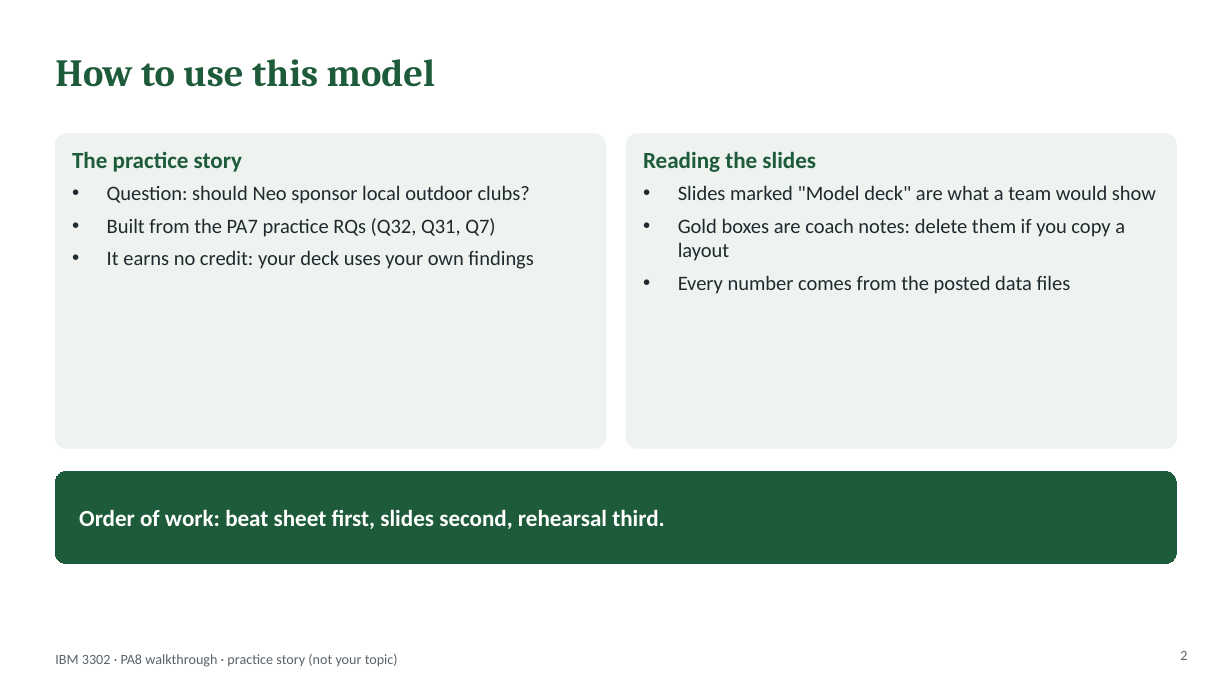
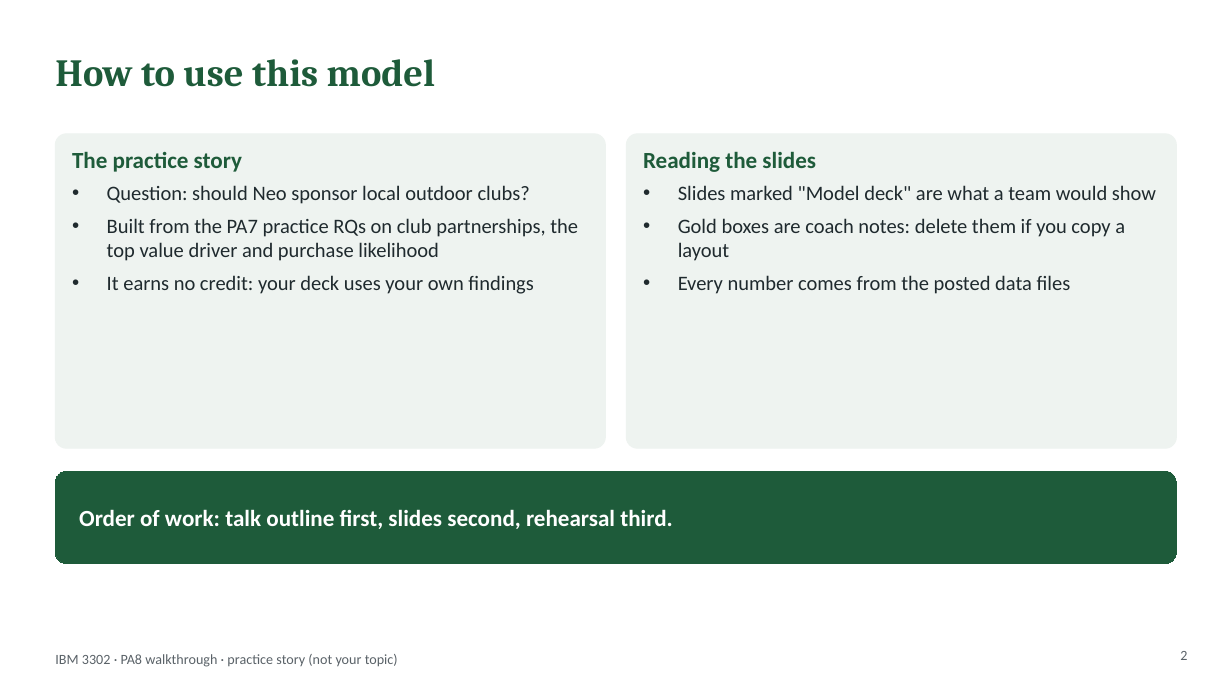
Before and after one commit to lyf718718/mktg-research-sim, a slide deck: slide 2 of hub/files/PA8_Presentation_Walkthrough.pptx. Drawn at 1232x693 pixels with LibreOffice and Linux fonts; fonts in the diff are those of the drawing. Boxes give left, top, right and bottom in pixels: in the first picture for what was removed or moved away, otherwise in the second. Text is boxed around its words. In the diff, an @@ line names an element or a change of style, - is before the commit and + after.

```diff
--- a/hub/files/PA8_Presentation_Walkthrough.pptx
+++ b/hub/files/PA8_Presentation_Walkthrough.pptx
@@ text at (107,218,578,261): text changed @@
-• Built from the PA7 practice RQs (Q32, Q31, Q7)
+• Built from the PA7 practice RQs on club partnerships, the top value driver and purchase likelihood
@@ text in rounded rectangle at (79,509,673,529): text changed @@
-Order of work: beat sheet first, slides second, rehearsal third.
+Order of work: talk outline first, slides second, rehearsal third.
```
Also in this commit, not shown: 12 other slides changed, 17 other files.
